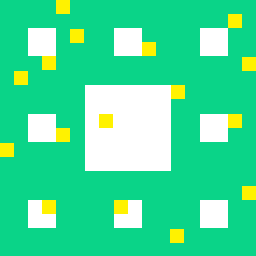
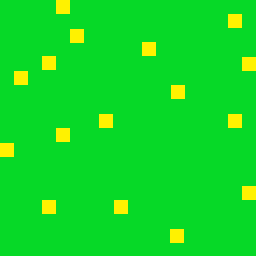
The second 256 x 256 image is a revision of the first. Changes to its layers:
hid group "Group 1 copy 8" (9 layers) over [0, 85, 85, 171]
hid group "Group 1 copy 7" (9 layers) over [0, 171, 85, 256]
hid group "Group 1 copy 6" (9 layers) over [85, 171, 171, 256]
hid group "Group 1 copy 5" (9 layers) over [171, 171, 256, 256]
hid group "Group 1 copy 4" (9 layers) over [171, 85, 256, 171]
hid group "Group 1 copy 3" (9 layers) over [171, 0, 256, 85]
hid group "Group 1 copy 2" (9 layers) over [85, 0, 171, 85]
hid group "Group 1 copy" (9 layers) over [0, 0, 85, 85]
added layer "Rectangle 1 copy 25" in group "Group 1" over [82, 83, 171, 171]
